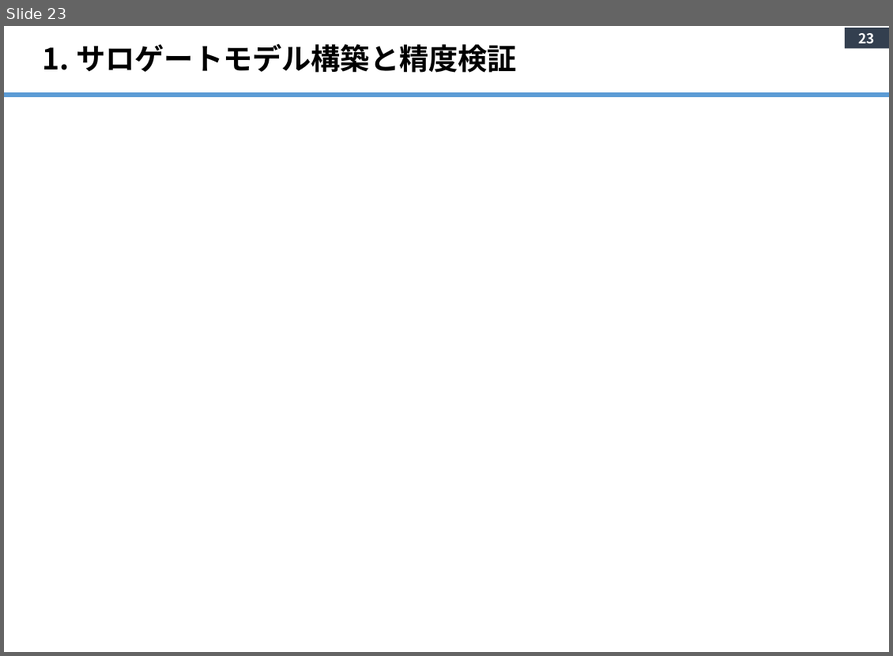
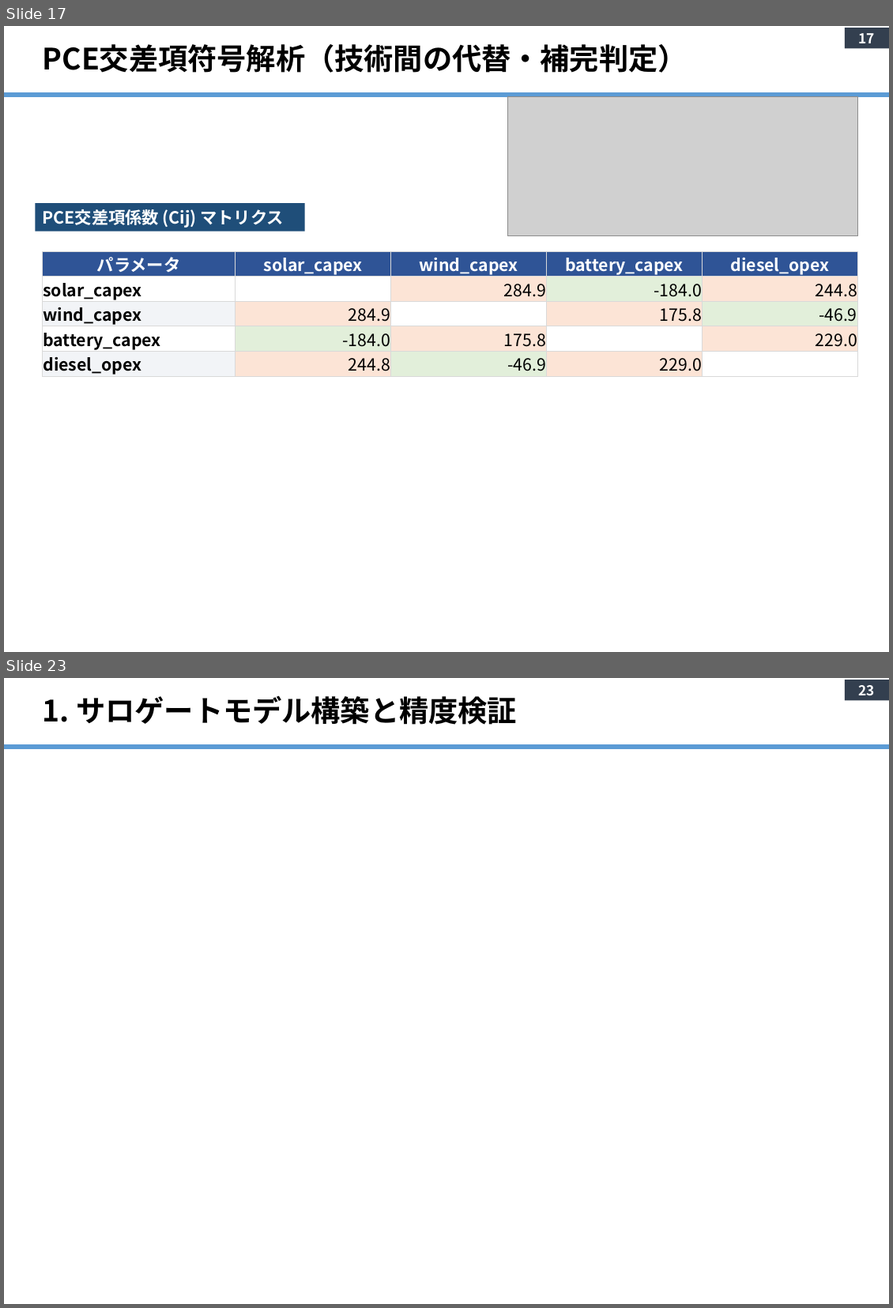
Before and after one commit to yanase1147/GSA-02, a slide deck: Study Outline.pptx. Shown one above the other, each under a label of ours: slide 23 before the commit, slides 17 and 23 after it; the slides between them are not shown. The pictures are 893x656 and 893x1308 pixels, drawn with LibreOffice and Linux fonts; fonts in the diff are those of the drawing; grey boxes stand for pictures. Boxes give left, top, right and bottom in pixels: in the first picture for what was removed or moved away, otherwise in the second. Text is boxed around its words. In the diff, an @@ line names an element or a change of style, - is before the commit and + after.

Commit message:
Add Sobol sensitivity analysis results for capital and operational expenditures
- Created a new CSV file `sobol_s2_matrix.csv` containing sensitivity analysis results.
- The matrix includes relationships between solar, wind, battery capital expenditures, and diesel operational expenditures.

```diff
--- a/Study Outline.pptx
+++ b/Study Outline.pptx
@@ slide 17 added at box(4, 26, 889, 652), background #FFFFFF; not listed: 2 template elements that a slide beside it also shows @@
@@ title added at box(43, 44, 687, 73), 28 pt, text #000000, bold @@
+PCE交差項符号解析（技術間の代替・補完判定）
@@ picture added at box(508, 97, 859, 236) @@
@@ rectangle added at box(35, 203, 304, 231), fill #1F4E79, 16 pt, text #FFFFFF, bold @@
+PCE交差項係数 (Cij) マトリクス
@@ table added at box(43, 252, 860, 378), 5 rows, 5 columns @@
+パラメータ | solar_capex | wind_capex | battery_capex | diesel_opex
+solar_capex |  | 284.9 | -184.0 | 244.8
+wind_capex | 284.9 |  | 175.8 | -46.9
+battery_capex | -184.0 | 175.8 |  | 229.0
+diesel_opex | 244.8 | -46.9 | 229.0 | 
```
Also in this commit, not shown: 22 slides changed, 5 other slides added, 4 slides removed, 7 other files.
